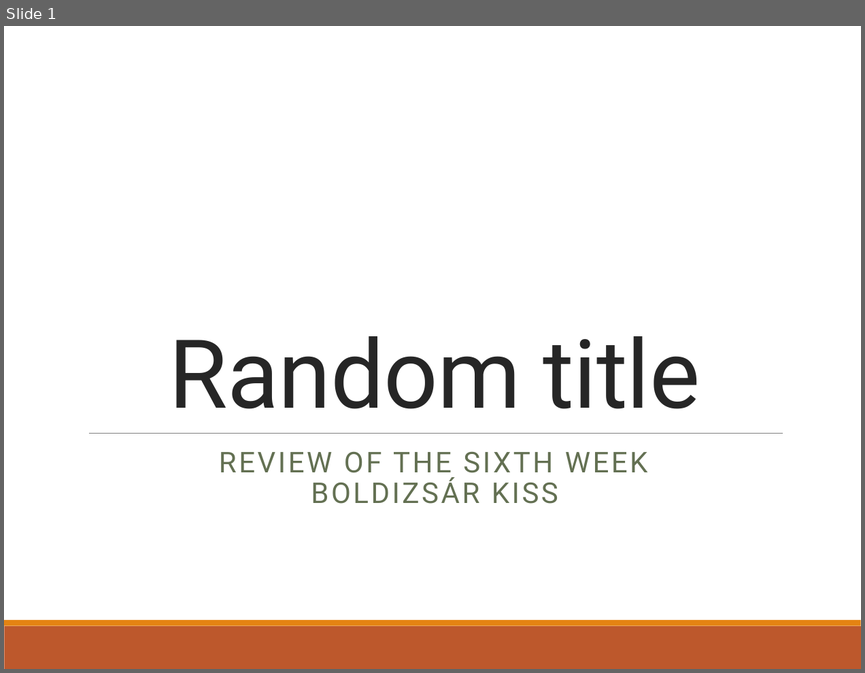
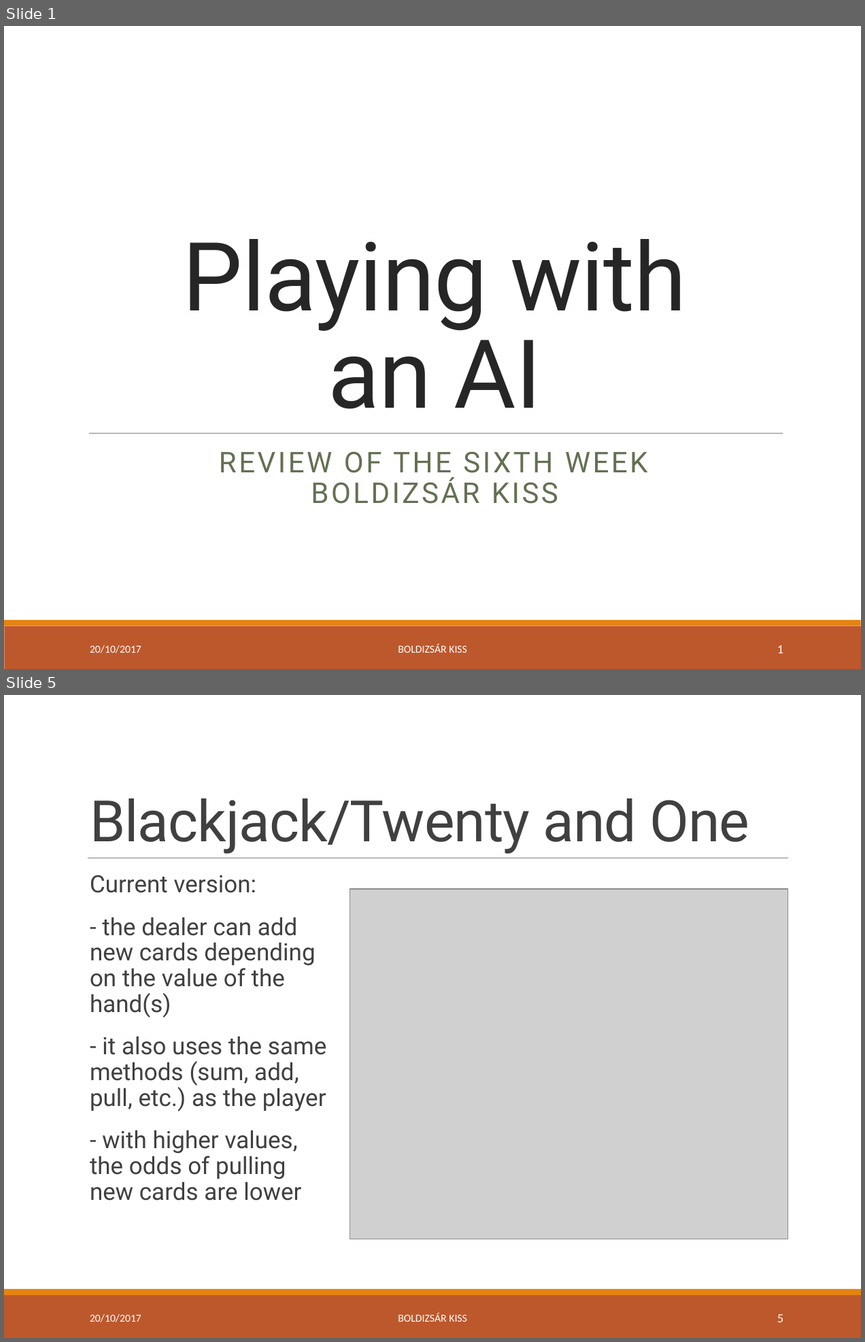
Before and after one commit to green-fox-academy/bpo106, a slide deck: week06/day05/demo/ppt-w06.pptx. Shown one above the other, each under a label of ours: slide 1 before the commit, slides 1 and 5 after it; the slides between them are not shown. The pictures are 865x673 and 865x1342 pixels, drawn with LibreOffice and Linux fonts; fonts in the diff are those of the drawing; grey boxes stand for pictures. Boxes give left, top, right and bottom in pixels: in the first picture for what was removed or moved away, otherwise in the second. Text is boxed around its words. In the diff, an @@ line names an element or a change of style, - is before the commit and + after.

```diff
--- a/week06/day05/demo/ppt-w06.pptx
+++ b/week06/day05/demo/ppt-w06.pptx
@@ slide 5 added at box(4, 695, 861, 1338), background #FFFFFF; not listed: 2 template elements that a slide beside it also shows @@
@@ title added at box(90, 798, 749, 853), 48 pt, text #404040 @@
+Blackjack/Twenty and One
@@ line added from (88, 858) to (788, 858), #808080 0.5 pt @@
@@ text added at box(90, 875, 326, 1200), 20 pt, text #404040 @@
+  Current version:
+  - the dealer can add new cards depending on the value of the hand(s)
+  - it also uses the same methods (sum, add, pull, etc.) as the player
+  - with higher values, the odds of pulling new cards are lower
@@ picture added at box(349, 889, 788, 1238) @@
@@ text added at box(90, 1314, 141, 1322), 9 pt, text #FFFFFF @@
+20/10/2017
@@ text added at box(398, 1312, 467, 1321), 9 pt, text #FFFFFF @@
+BOLDIZSÁR KISS
@@ page number added at box(777, 1314, 783, 1322), 10.5 pt, text #FFFFFF @@
+5
@@ slide 1 changed as well @@
@@ title at box(183, 239, 686, 409): text changed @@
-Random title
+Playing with
+an AI
@@ text added at box(90, 645, 141, 653), 9 pt, text #FFFFFF @@
+20/10/2017
@@ text added at box(398, 643, 467, 652), 9 pt, text #FFFFFF @@
+BOLDIZSÁR KISS
@@ page number added at box(777, 645, 783, 653), 10.5 pt, text #FFFFFF @@
+1
```
Also in this commit, not shown: 2 other slides changed, 3 other slides added, 2 slides removed, 4 other files.
